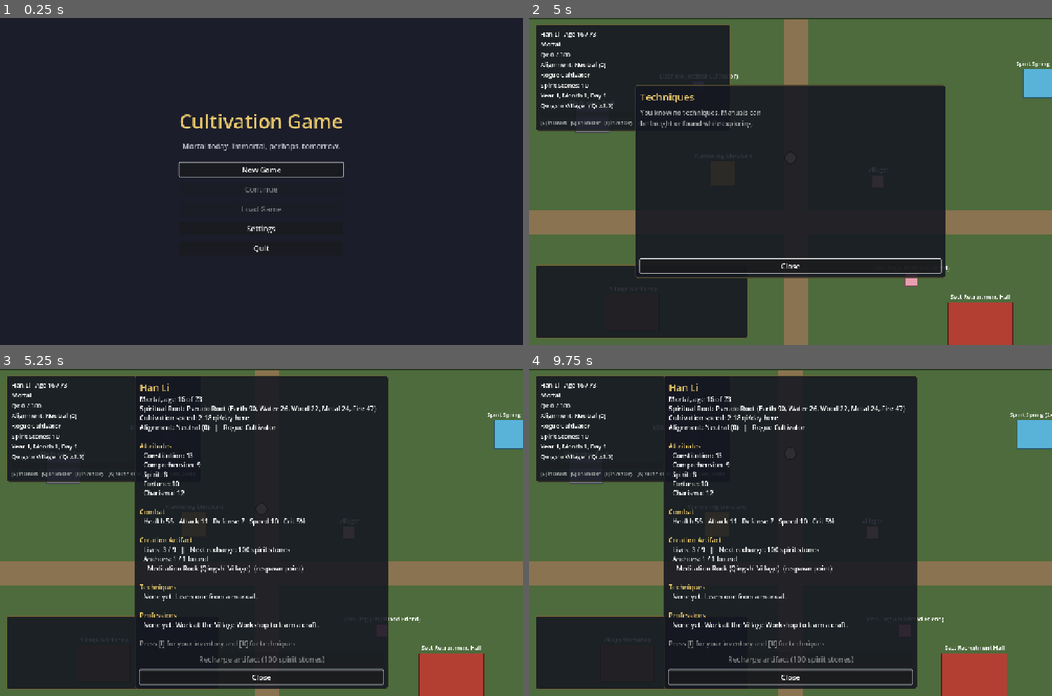
Above: before the commit, frames 1-4 (two rows, left to right).
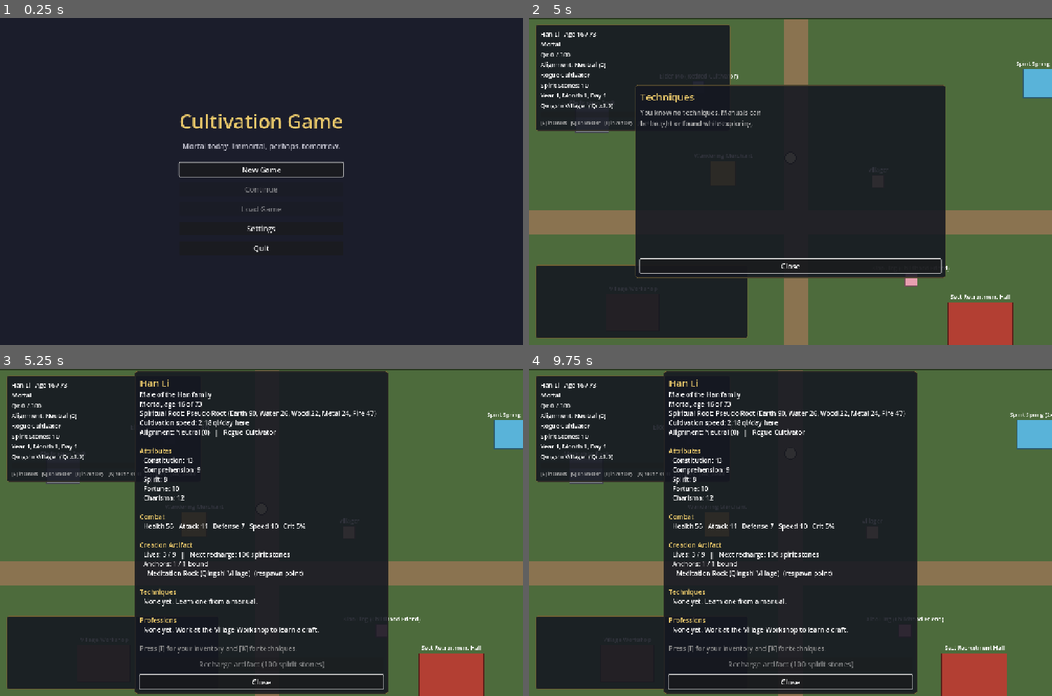
Above: after the commit, the same moments.

Repository: samridghimire/cultivation-game
Game: Godot game, scene res://src/ui/main_menu.tscn
Same seed, same stepped clock (60 frames per second), same inputs: the game is played once before the commit and once after it.
Inputs (mouse positions are in pixels of both pictures, inside the frame that each line leads up to):
- Up to frame 1 (0.25 s): no input
- Up to frame 2 (5 s): click "New Game" at 0.5 s; click "Begin" at 1.25 s; tap Enter at 2 s; move the mouse to (764, 246) at 2.02 s; hold W (move_up) 2.03-2.75 s; hold E (interact) 2.03-2.75 s; click (764, 246) at 2.17 s; drag from (947, 230) to (586, 119) at 2.77 s; tap Space at 3.5 s; move the mouse to (633, 132) at 3.52 s; hold A (move_left) 3.53-4.25 s; tap K (toggle_techniques) at 3.6 s; drag from (816, 181) to (1041, 83) at 4.27 s
- Up to frame 3 (5.25 s): move the mouse to (183, 450) at 5.02 s; hold S (move_down) from 5.03 s (still down); tap C (toggle_character_sheet) at 5.1 s
- Up to frame 4 (9.75 s): tap Escape (pause_menu) at 5.65 s; release S (move_down) at 5.75 s; drag from (905, 516) to (978, 676) at 5.77 s; tap Enter at 6.5, 8 s; move the mouse to (685, 548) at 6.52 s; hold W (move_up) 6.53-7.25 s; hold E (interact) 6.53-7.25 s; click (685, 548) at 6.67 s; tap Space at 7.25 s; drag from (842, 460) to (633, 663) at 7.27 s; move the mouse to (764, 597) at 8.02 s; hold D (move_right) 8.03-8.75 s; tap K (toggle_techniques) at 8.1 s; drag from (947, 581) to (717, 525) at 8.77 s; move the mouse to (633, 483) at 9.52 s; hold S (move_down) from 9.53 s (still down); tap C (toggle_character_sheet) at 9.6 s

Frames 1-2 are identical in both runs. In frame 3, 8.3% of the frame differs, in the area x 25-75%, y 0-100%; in frame 4, 8.3%.

Commit message:
[FAM-001b] Family links and gender on the character sheet
- Family.describe_links: spouses (with rank title), children and parents by
  name, realm and age; deceased/unknown relatives handled.
- Character sheet: "Male of the Han family" header, Family section, and a
  one-time gender picker for old saves (GameState.choose_gender,
  Names.check_choose_gender), gamepad-focused.
- Fix the sheet leaking its temporary style PanelContainer; follow-up
  UI-LEAK-001 for the other screens.

Co-Authored-By: Claude <noreply@anthropic.com>
Co-Authored-By: Claude Opus 5.5 <noreply@anthropic.com>
Claude-Session: https://claude.ai/code/session_0146bXXfNNTXNwhVRx4QTnqx

Diff:
--- a/src/autoload/game_state.gd
+++ b/src/autoload/game_state.gd
@@ -340,6 +340,19 @@
 	npc_favor[npc_id] = int(npc_favor.get(npc_id, 0)) + result["favor"]
 	EventBus.post("You spend days in %s's company. They warm to you. (+%d favor)" % [npcs[npc_id].name, result["favor"]], "progress")
 	_pass_time(result["days"])
+
+
+## Pick the player's gender once, for old saves where it is unknown ("").
+func choose_gender(gender: String) -> void:
+	if not _can_act():
+		return
+	var reason := Names.check_choose_gender(player, data, gender)
+	if reason != "":
+		EventBus.post(reason, "warning")
+		return
+	player.gender = gender
+	EventBus.post("You are %s." % gender, "info")
+	EventBus.player_changed.emit()
 
 
 ## Propose marriage to an NPC, offering spousal `rank` (data/family.json).
--- a/src/core/systems/family.gd
+++ b/src/core/systems/family.gd
@@ -230,3 +230,37 @@
 			if data.realm_index_of(String(realm_id)) < 0:
 				errors.append("family.json eligible_npcs has unknown realm '%s'" % realm_id)
 	return errors
+
+
+## Display lines for `c`'s family links (spouses with their rank, children,
+## parents), looked up by id in `people` (e.g. GameState.npcs). Ids that are
+## not in `people` show as "Unknown".
+static func describe_links(c: CharacterData, people: Dictionary, data: GameData) -> Array[String]:
+	var out: Array[String] = []
+	for spouse_id in c.spouses:
+		var title := rank_name(data, c.gender, String(c.spouse_ranks.get(spouse_id, ""))).capitalize()
+		out.append("%s: %s" % [title if title != "" else "Spouse", _describe_relative(people.get(spouse_id), data)])
+	for child_id in c.children:
+		out.append("%s: %s" % [_kin_title(people.get(child_id), "Son", "Daughter", "Child"), _describe_relative(people.get(child_id), data)])
+	for parent_id in c.parents:
+		out.append("%s: %s" % [_kin_title(people.get(parent_id), "Father", "Mother", "Parent"), _describe_relative(people.get(parent_id), data)])
+	return out
+
+
+static func _kin_title(other: CharacterData, male: String, female: String, unknown: String) -> String:
+	if other == null:
+		return unknown
+	match other.gender:
+		"male":
+			return male
+		"female":
+			return female
+	return unknown
+
+
+static func _describe_relative(other: CharacterData, data: GameData) -> String:
+	if other == null:
+		return "Unknown"
+	if not other.alive:
+		return "%s (deceased)" % other.name
+	return "%s (%s, age %d)" % [other.name, Cultivation.realm_label(other, data), other.age_years()]
--- a/src/core/systems/names.gd
+++ b/src/core/systems/names.gd
@@ -42,3 +42,13 @@
 	c.surname = surname.strip_edges()
 	c.given_name = given_name.strip_edges()
 	c.name = full_name(c.surname, c.given_name)
+
+
+## Why `c` can't pick `gender` ("" = allowed). Only characters whose gender is
+## still unknown (old saves) may pick, and only once.
+static func check_choose_gender(c: CharacterData, data: GameData, gender: String) -> String:
+	if c.gender != "":
+		return "Your gender is already set."
+	if not is_gender(data, gender):
+		return "Unknown gender: %s." % gender
+	return ""
--- a/src/ui/character_sheet.gd
+++ b/src/ui/character_sheet.gd
@@ -1,16 +1,20 @@
 class_name CharacterSheet
 extends PanelContainer
-## Modal character overview: attributes, roots and professions. Items live in
-## InventoryScreen.
+## Modal character overview: identity and family, attributes, roots and
+## professions. Items live in InventoryScreen. Old saves without a gender get a
+## one-time gender picker here.
 
 signal closed
 
 var _text: RichTextLabel
 var _recharge: Button
+var _gender_row: HBoxContainer
 
 
 func _init() -> void:
-	add_theme_stylebox_override("panel", UIStyle.panel().get_theme_stylebox("panel"))
+	var style_source := UIStyle.panel()
+	add_theme_stylebox_override("panel", style_source.get_theme_stylebox("panel"))
+	style_source.free()
 	custom_minimum_size = Vector2(620, 0)
 	visible = false
 	var box := VBoxContainer.new()
@@ -21,6 +25,12 @@
 	_text.fit_content = true
 	_text.custom_minimum_size = Vector2(596, 0)
 	box.add_child(_text)
+	_gender_row = HBoxContainer.new()
+	_gender_row.add_theme_constant_override("separation", 8)
+	_gender_row.add_child(UIStyle.label("Your gender is unknown. Choose:", 16))
+	for g in Names.genders(GameState.data):
+		_gender_row.add_child(UIStyle.button(g.capitalize(), func(): _choose_gender(g)))
+	box.add_child(_gender_row)
 	_recharge = UIStyle.button("Recharge artifact", func(): GameState.recharge_artifact())
 	box.add_child(_recharge)
 	box.add_child(UIStyle.button("Close", close))
@@ -36,7 +46,18 @@
 func open() -> void:
 	_rebuild()
 	visible = true
-	(get_child(0).get_child(-1) as Button).grab_focus.call_deferred()
+	_default_focus().grab_focus.call_deferred()
+
+
+func _default_focus() -> Button:
+	if _gender_row.visible:
+		return _gender_row.get_child(1) as Button
+	return get_child(0).get_child(-1) as Button
+
+
+func _choose_gender(gender: String) -> void:
+	GameState.choose_gender(gender)
+	_default_focus().grab_focus.call_deferred()
 
 
 func close() -> void:
@@ -51,10 +72,24 @@
 	var data := GameState.data
 	var accent := UIStyle.ACCENT.to_html(false)
 	var t := "[font_size=24][color=#%s]%s[/color][/font_size]\n" % [accent, p.name]
+	var identity: Array[String] = []
+	if p.gender != "":
+		identity.append(p.gender.capitalize())
+	if p.surname != "":
+		identity.append("of the %s family" % p.surname)
+	if not identity.is_empty():
+		t += "%s\n" % " ".join(identity)
 	t += "%s, age %d of %d\n" % [Cultivation.realm_label(p, data), p.age_years(), Cultivation.lifespan_years(p, data)]
 	t += "Spiritual Root: %s\n" % SpiritualRoots.describe(p.spiritual_roots, data)
 	t += "Cultivation speed: %.2f qi/day here\n" % Cultivation.qi_per_day(p, data, Exploration.qi_density(data, GameState.current_region) * Sects.cultivation_bonus(p, data))
 	t += "Alignment: %s (%d)   |   %s\n\n" % [Alignment.tier_name(p.alignment, data), p.alignment, Sects.describe(p, data)]
+	_gender_row.visible = p.gender == ""
+	var family := Family.describe_links(p, GameState.npcs, data)
+	if not family.is_empty():
+		t += "[color=#%s]Family[/color]\n" % accent
+		for line in family:
+			t += "  %s\n" % line
+		t += "\n"
 	t += "[color=#%s]Attributes[/color]\n" % accent
 	for attr in data.attributes:
 		t += "  %s: %d\n" % [attr["name"], p.attribute(attr["id"])]
--- /dev/null
+++ b/tests/unit/test_character_sheet.gd
@@ -0,0 +1,28 @@
+extends TestCase
+## FAM-001b: the character sheet shows family links and a one-time gender picker.
+
+
+func _game_state() -> Node:
+	return (Engine.get_main_loop() as SceneTree).root.get_node("GameState")
+
+
+func test_sheet_shows_family_and_gender_picker() -> void:
+	var gs := _game_state()
+	var c := CharacterFactory.create("Han Li", gs.data, seeded_rng(77), "male")
+	gs.start_session(c)
+	var wife := Npcs.spawn(gs.npcs, gs.data, seeded_rng(78), {"gender": "female"})
+	Family.marry(c, wife, "wife")
+	c.gender = ""
+	var sheet := CharacterSheet.new()
+	(Engine.get_main_loop() as SceneTree).root.add_child(sheet)
+	sheet.open()
+	var text := sheet._text.get_parsed_text()
+	assert_true(text.contains("Family"), text)
+	assert_true(text.contains(wife.name), text)
+	assert_true(text.contains("of the Han family"), text)
+	assert_true(sheet._gender_row.visible, "unknown gender shows the picker")
+	sheet._choose_gender("male")
+	assert_eq(c.gender, "male")
+	assert_false(sheet._gender_row.visible)
+	assert_true(sheet._text.get_parsed_text().contains("Wife: %s" % wife.name))
+	sheet.free()
--- a/tests/unit/test_family_identity.gd
+++ b/tests/unit/test_family_identity.gd
@@ -123,3 +123,44 @@
 	assert_eq(loaded.home_region, "qingshi_village")
 	assert_eq(Npcs.next_id(gs.npcs) == npc.id, false)
 	gs.end_session()
+
+
+func _person(id: String, gender: String, surname: String, given: String) -> CharacterData:
+	var c := new_character()
+	c.id = id
+	c.gender = gender
+	Names.apply(c, surname, given)
+	return c
+
+
+func test_describe_links_names_spouses_children_and_parents() -> void:
+	var me := _person("player", "male", "Han", "Li")
+	var wife := _person("gen_1", "female", "Lin", "Xue")
+	var concubine := _person("gen_2", "female", "Su", "Mei")
+	concubine.alive = false
+	var son := _person("gen_3", "male", "Han", "Feng")
+	var father := _person("gen_4", "male", "Han", "Tian")
+	Family.marry(me, wife, "wife")
+	Family.marry(me, concubine, "concubine")
+	me.children.append(son.id)
+	me.children.append("gen_99")
+	me.parents.append(father.id)
+	var people := {wife.id: wife, concubine.id: concubine, son.id: son, father.id: father}
+	var lines := Family.describe_links(me, people, data())
+	assert_eq(lines.size(), 5)
+	assert_true(lines[0].begins_with("Wife: Lin Xue ("), lines[0])
+	assert_true(lines[0].contains("age %d" % wife.age_years()), lines[0])
+	assert_eq(lines[1], "Concubine: Su Mei (deceased)")
+	assert_true(lines[2].begins_with("Son: Han Feng"), lines[2])
+	assert_eq(lines[3], "Child: Unknown")
+	assert_true(lines[4].begins_with("Father: Han Tian"), lines[4])
+	assert_true(Family.describe_links(new_character(), {}, data()).is_empty())
+
+
+func test_choose_gender_only_when_unknown() -> void:
+	var c := new_character()
+	c.gender = ""
+	assert_eq(Names.check_choose_gender(c, data(), "female"), "")
+	assert_true(Names.check_choose_gender(c, data(), "dragon") != "")
+	c.gender = "male"
+	assert_true(Names.check_choose_gender(c, data(), "female") != "")
--- a/tests/unit/test_game_session.gd
+++ b/tests/unit/test_game_session.gd
@@ -195,3 +195,15 @@
 	gs.fight_enemy(doom)
 	assert_eq(c.lifespan_spent_years, 0, "a respawned soul keeps its years; the saber drinks only after survived fights")
 	gs.end_session()
+
+
+func test_choose_gender_once_for_old_saves() -> void:
+	var c := _start()
+	var gs := _game_state()
+	c.gender = ""
+	gs.choose_gender("dragon")
+	assert_eq(c.gender, "")
+	gs.choose_gender("female")
+	assert_eq(c.gender, "female")
+	gs.choose_gender("male")
+	assert_eq(c.gender, "female", "gender can only be picked once")
Not shown, added: tests/unit/test_character_sheet.gd.uid
Not shown, changed: docs/BACKLOG.md
Not shown, changed: docs/CHANGELOG.md
